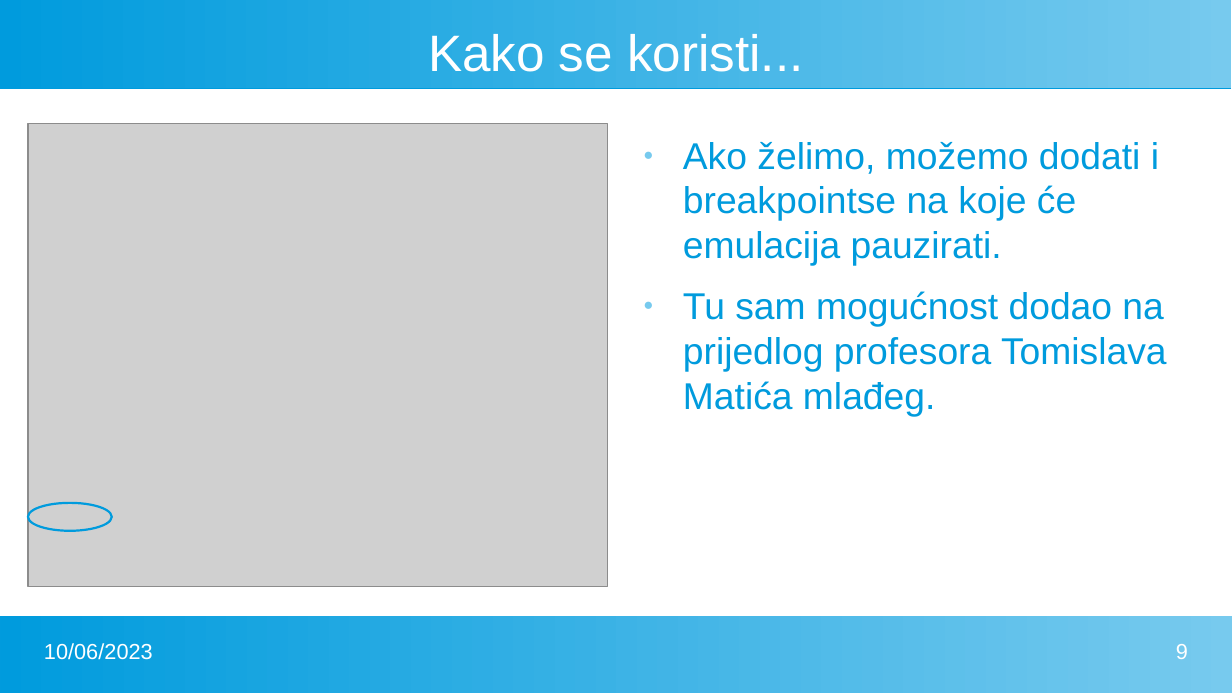
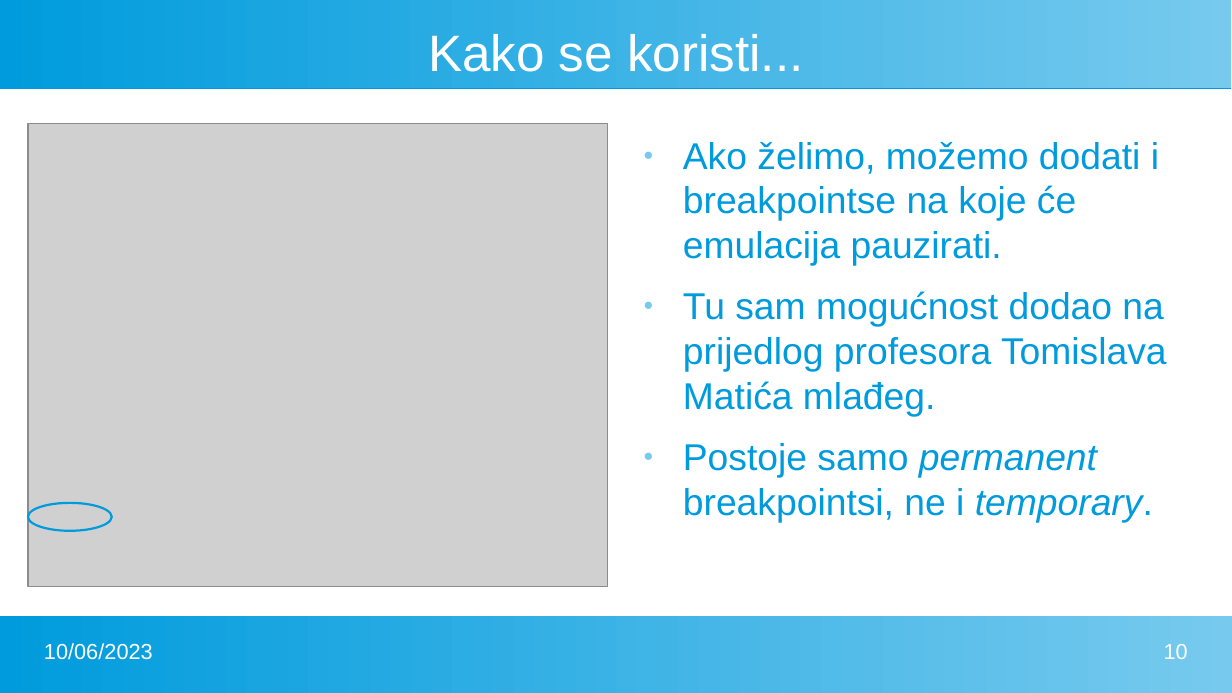
Before and after one commit to FlatAssembler/PicoBlaze_Simulator_in_JS, a slide deck: slide 10 of seminar/PicoBlaze.pptx (slide 9 before the commit). Drawn at 1232x693 pixels with LibreOffice and Linux fonts; fonts in the diff are those of the drawing; grey boxes stand for pictures. Boxes give left, top, right and bottom in pixels: in the first picture for what was removed or moved away, otherwise in the second. Text is boxed around its words. In the diff, an @@ line names an element or a change of style, - is before the commit and + after.

```diff
--- a/seminar/PicoBlaze.pptx
+++ b/seminar/PicoBlaze.pptx
@@ text at (683, 443, 1153, 522): paragraph added @@
+● Postoje samo permanent breakpointsi, ne i temporary.
@@ page number at (1164, 644, 1188, 659): text changed @@
-9
+10
```
Also in this commit, not shown: 4 other slides changed, 2 slides added, 1 other file.
